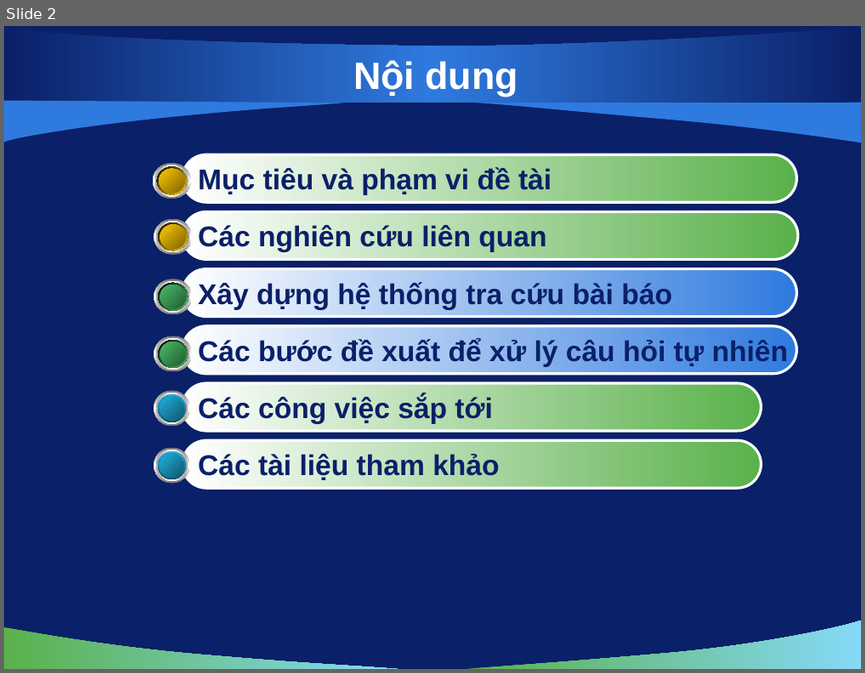
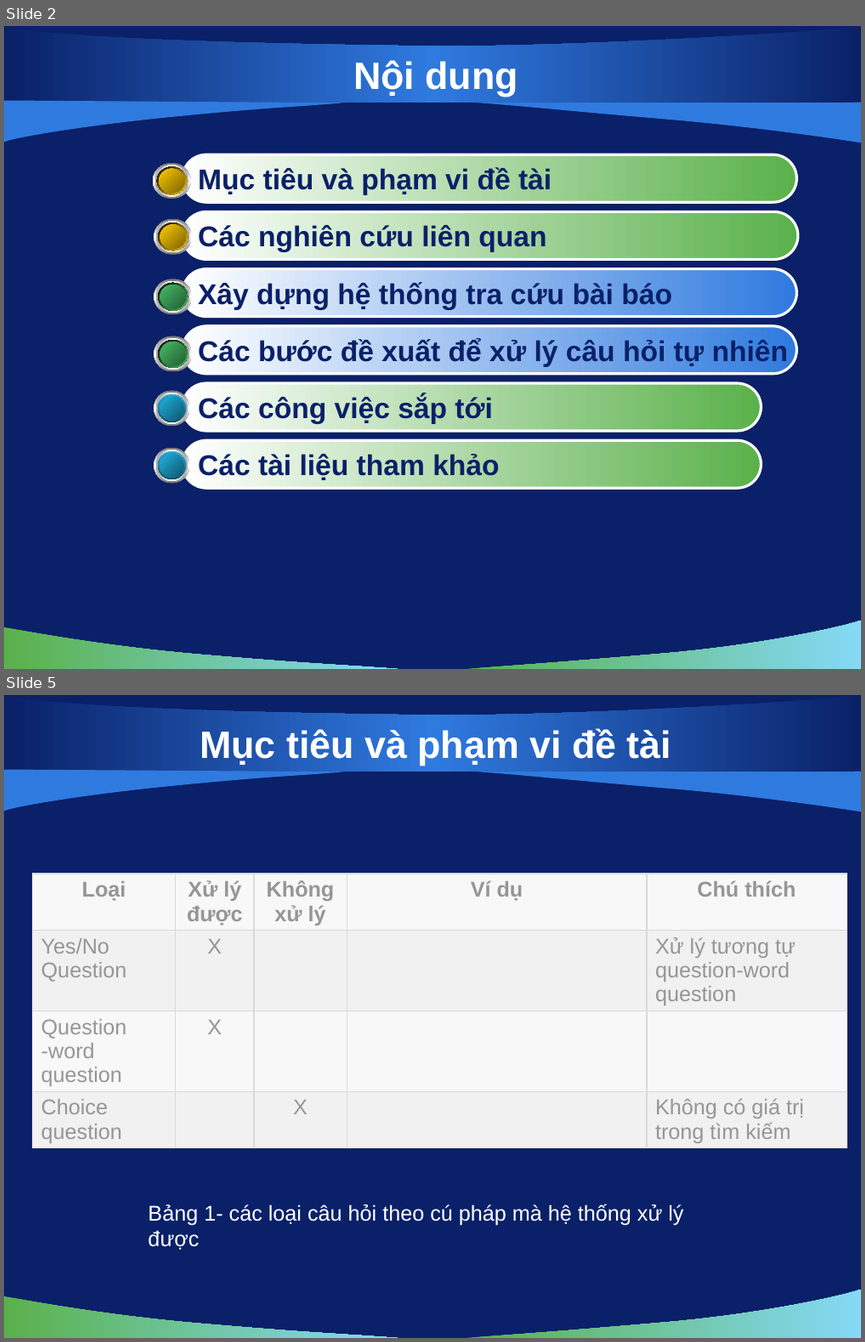
Before and after one commit to hungntit/filnalproject, a slide deck: De Cuong/bao cao 03-12-2010.pptx. Shown one above the other, each under a label of ours: slide 2 before the commit, slides 2 and 5 after it; the slides between them are not shown. The pictures are 865x673 and 865x1342 pixels, drawn with LibreOffice and Linux fonts; fonts in the diff are those of the drawing; background and template pictures are left out. Boxes give left, top, right and bottom in pixels: in the first picture for what was removed or moved away, otherwise in the second. Text is boxed around its words. In the diff, an @@ line names an element or a change of style, - is before the commit and + after.

```diff
--- a/De Cuong/bao cao 03-12-2010.pptx
+++ b/De Cuong/bao cao 03-12-2010.pptx
@@ slide 5 added at (x1=4, y1=695, x2=861, y2=1338), background picture (left out); not listed: 5 template elements that a slide beside it also shows @@
@@ title added at (x1=200, y1=728, x2=671, y2=766), 32 pt, text #FFFFFF, bold @@
+Mục tiêu và phạm vi đề tài
@@ table added at (x1=32, y1=873, x2=846, y2=1164), 4 rows, 5 columns @@
+Loại | Xử lý được | Không xử lý | Ví dụ | Chú thích
+Yes/No Question | X |  |  | Xử lý tương tự question-word question
+Question -word question | X |  |  | 
+Choice question |  | X |  | Không có giá trị trong tìm kiếm
@@ text added at (x1=148, y1=1203, x2=683, y2=1249), 18 pt, text #FFFFFF @@
+Bảng 1- các loại câu hỏi theo cú pháp mà hệ thống xử lý được
```
Also in this commit, not shown: 1 slide changed, 10 other slides added.
